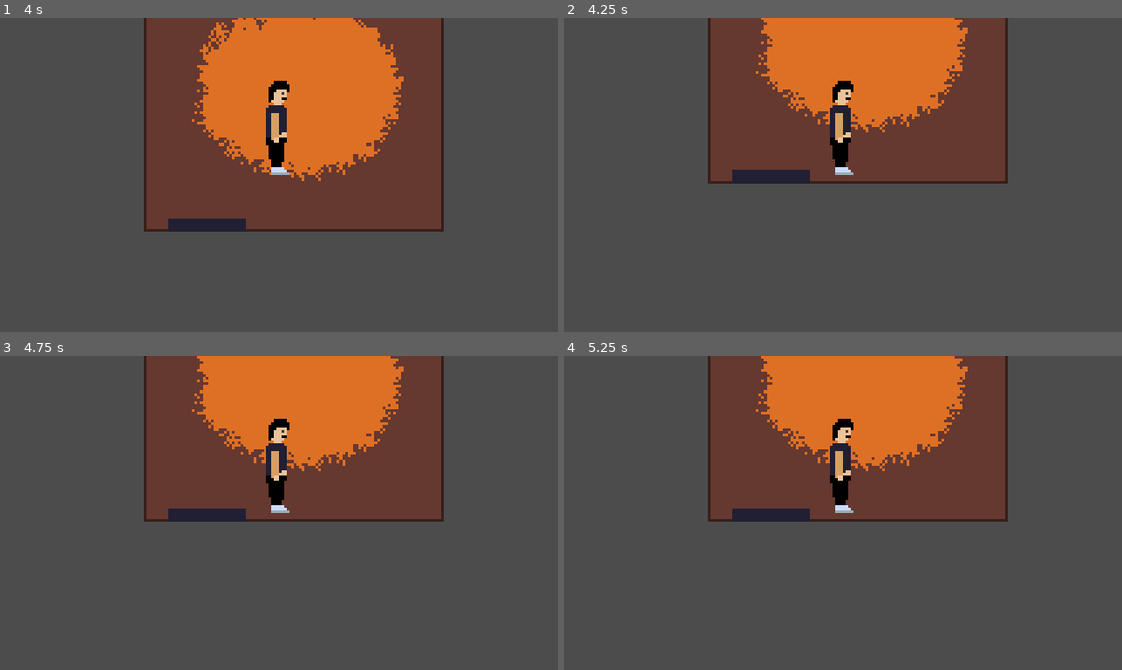
Above: before the commit, frames 1-4 (two rows, left to right).
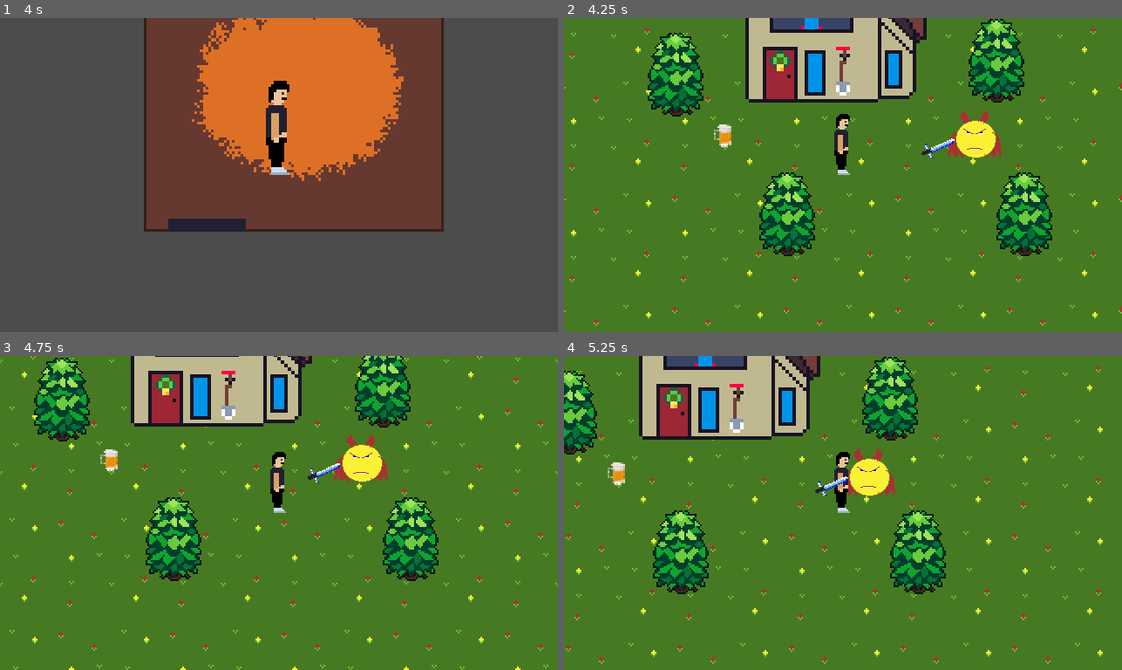
Above: after the commit, the same moments.

Repository: VictorINT/in-land
Game: Godot game, scene res://world.tscn
The game is run twice, just before and just after one commit, with the same random seed, the same clock (stepped at 60 frames per second) and the same inputs.
Inputs:
- Up to frame 1 (4 s): tap Enter at 0.5 s; hold Up (ui_up) 0.53-2.03 s; tap Q (drop) at 0.6, 2.85 s; tap I (interact) at 1.35, 3.6 s; tap Space at 2 s; hold Left (ui_left) 2.03-3.53 s; tap E (pick) at 2.1 s; hold Down (ui_down) from 3.53 s (still down)
- Up to frame 2 (4.25 s): keep holding Down (ui_down); tap Tab (inventory, bound only after the commit) at 4.15 s
- Up to frame 3 (4.75 s): release Down (ui_down) at 4.28 s; hold Right (ui_right) from 4.28 s (still down); tap E (pick) at 4.35 s
- Up to frame 4 (5.25 s): release Right (ui_right) at 5.03 s; hold Up (ui_up) from 5.03 s (still down); tap Q (drop) at 5.1 s

Frame 1 is identical in both runs. In frame 2, 100% of the frame differs, in the area x 0-100%, y 0-100%; in frame 3, 100%; in frame 4, 100%.
Error before the commit: Invalid set index 'inverted' (on base: 'StaticBody2D') with value of type 'bool'. (res://resources/player.gd:38)

Commit message:
code cleanup

Diff:
--- a/project.godot
+++ b/project.godot
@@ -110,6 +110,11 @@
 "events": [ Object(InputEventKey,"resource_local_to_scene":false,"resource_name":"","device":0,"alt":false,"shift":false,"control":false,"meta":false,"command":false,"pressed":false,"scancode":73,"unicode":0,"echo":false,"script":null)
  ]
 }
+inventory={
+"deadzone": 0.5,
+"events": [ Object(InputEventKey,"resource_local_to_scene":false,"resource_name":"","device":0,"alt":false,"shift":false,"control":false,"meta":false,"command":false,"pressed":false,"scancode":16777218,"unicode":0,"echo":false,"script":null)
+ ]
+}
 
 [rendering]
 
--- a/resources/player.gd
+++ b/resources/player.gd
@@ -10,6 +10,7 @@
 onready var simultaneous_scene = load("res://casa_inside.tscn")		#variabila cu scena casei interioare
 onready var main_scene = load("res://world.tscn")		#variabila cu scena lumii main
 #sistem pentru pick up items
+var inInventory = false
 var onEntered = false
 var selectedItem
 var item
@@ -48,6 +49,9 @@
 	if Input.is_action_just_pressed("interact") and onEntered == true:
 		_add_a_scene_manually()
 
+	if Input.is_action_just_pressed("inventory"):
+		_add_a_scene_manually()
+
 #functie semnal care se aplica atunci cand raza din jurul player ului intra in contact cu un collision shape pentru interactiune
 func _on_Area2D_body_entered(body):
 	item = body
@@ -68,3 +72,11 @@
 		inHouse = false
 # warning-ignore:return_value_discarded
 		get_tree().change_scene_to(main_scene)
+
+func openInventory():
+	if(inInventory == true):
+		pass #exit inventory
+		inInventory = false
+	else:
+		pass #enter inventory
+		inInventory = true
Not shown, added: resources/carne_neprajita.png.import
Binary file removed: resources/fireplace.png
Not shown, added: resources/fireplace_animated.png.import
